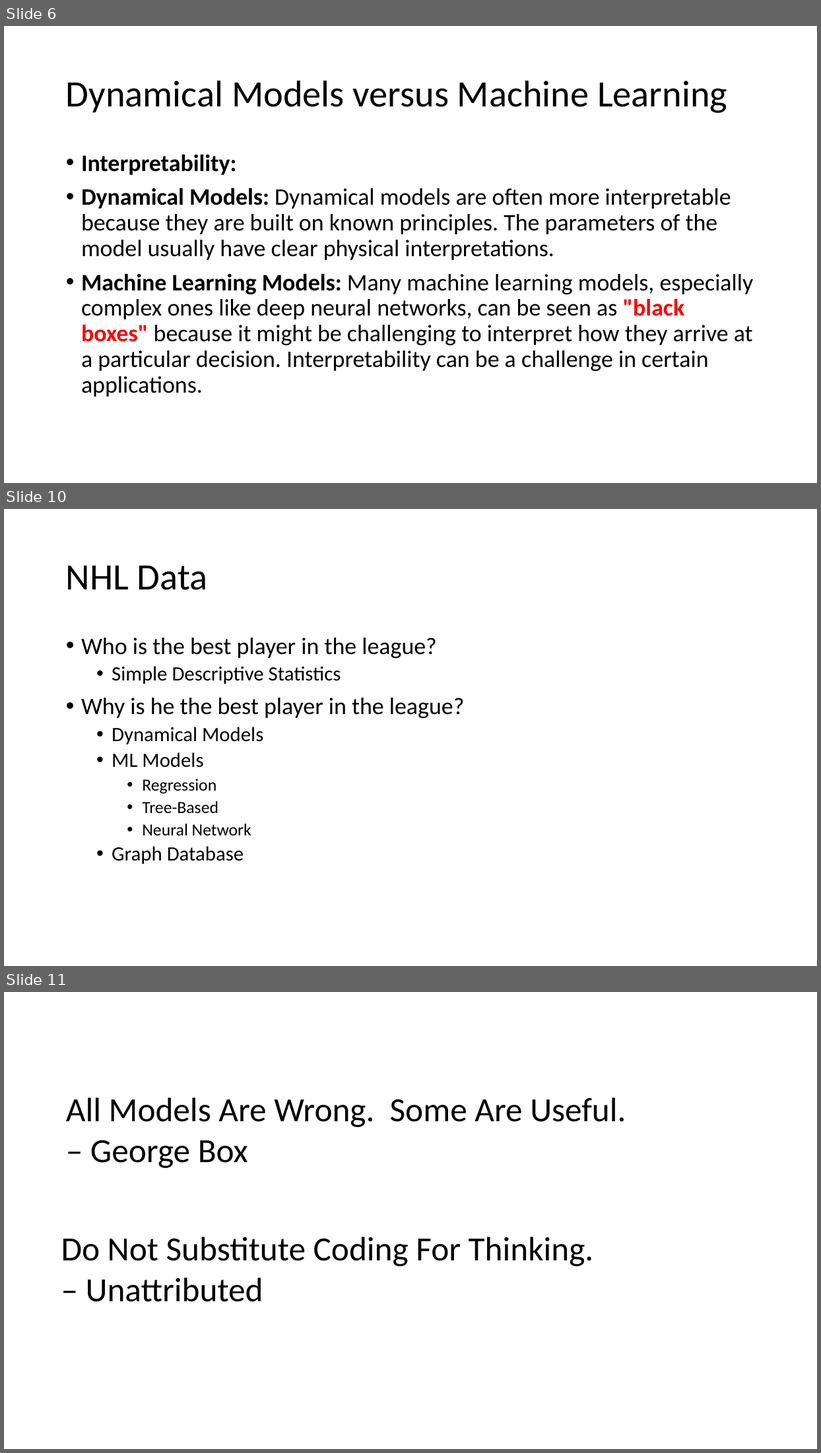
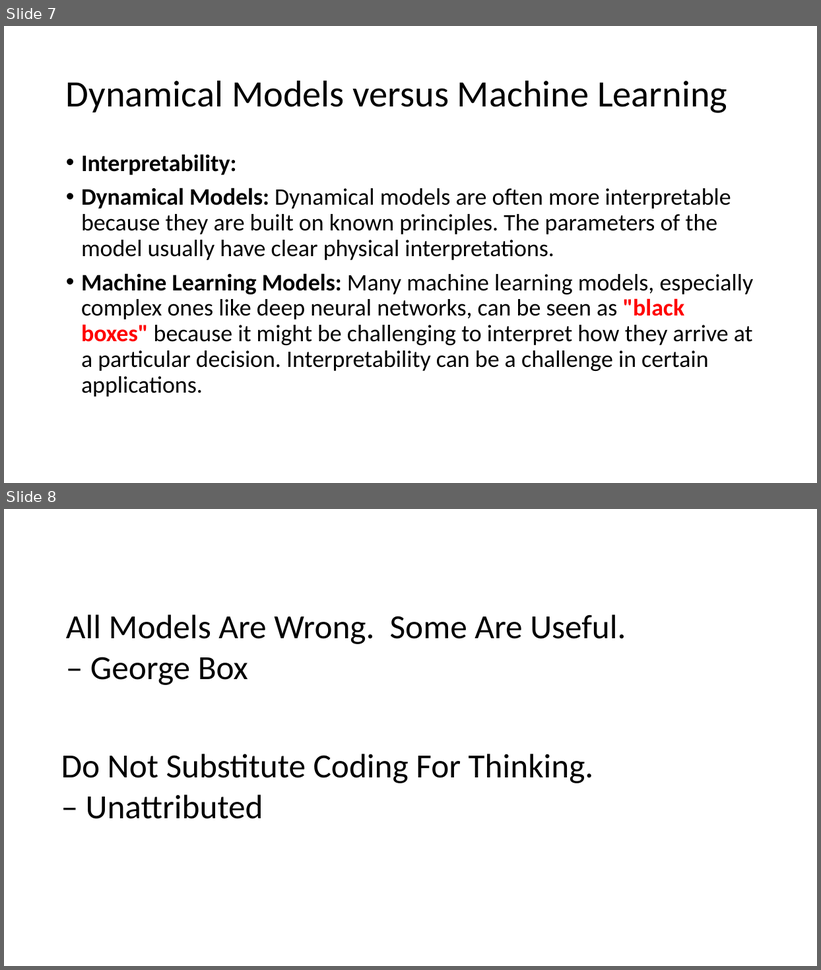
Before and after one commit to jamessdixon/swe4s, a slide deck: SWES_MachineLearning.pptx. Shown one above the other, each under a label of ours: slides 6, 10 and 11 before the commit, slides 7 and 8 after it; the slides between them are not shown. The pictures are 821x1453 and 821x970 pixels, drawn with LibreOffice and Linux fonts; fonts in the diff are those of the drawing. Boxes give left, top, right and bottom in pixels: in the first picture for what was removed or moved away, otherwise in the second. Text is boxed around its words. In the diff, an @@ line names an element or a change of style, - is before the commit and + after.

```diff
--- a/SWES_MachineLearning.pptx
+++ b/SWES_MachineLearning.pptx
@@ slide 10 removed at box(4, 509, 817, 966), background #FFFFFF @@
@@ title removed at box(66, 565, 208, 590) @@
-NHL Data
@@ text removed at box(81, 638, 465, 864) @@
-• Who is the best player in the league?
-  • Simple Descriptive Statistics
-• Why is he the best player in the league?
-  • Dynamical Models
-  • ML Models
-    • Regression
-    • Tree-Based
-    • Neural Network
-  • Graph Database
@@ what was slide 6 is now slide 7 @@
@@ what was slide 11 is now slide 8 @@
```
Also in this commit, not shown: 1 slide changed, 1 slide added, 3 other slides removed.
